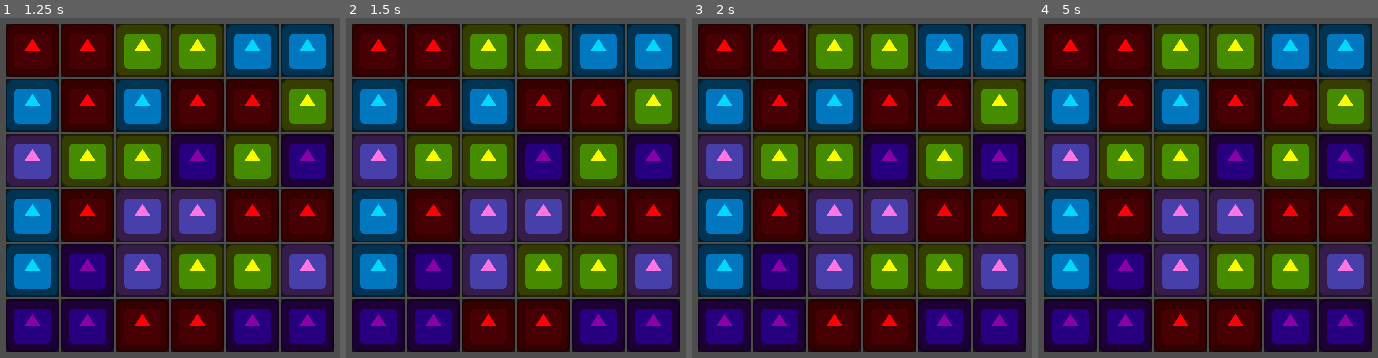
Above: before the commit, frames 1-4 (left to right).
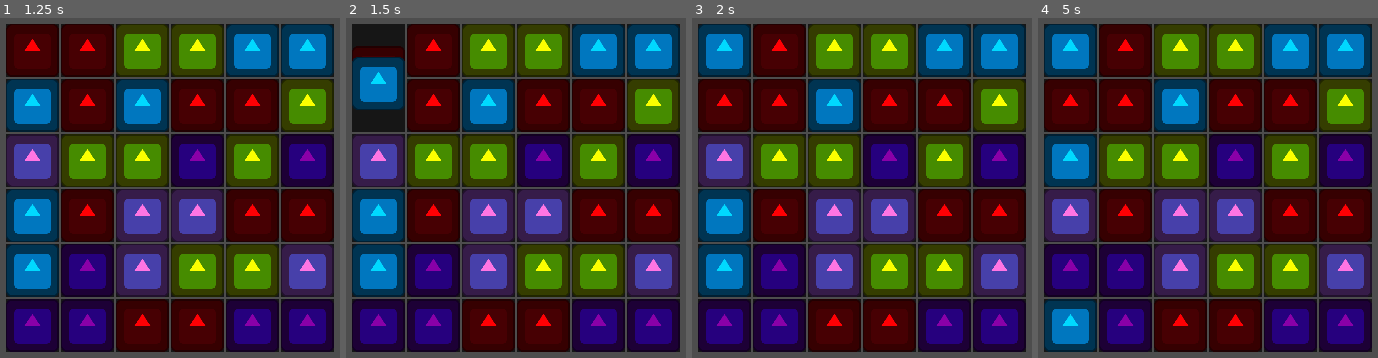
Above: after the commit, the same moments.

Repository: kuma-gee/holo-crush
Game: Godot game, scene res://src/game.tscn
Two runs of this game, one before a commit and one after it. Both use one fixed random seed, a clock stepped at 60 frames per second and the inputs below. The engine's default icon, where the game draws it, is replaced by a stand-in: a white triangle on a blue panel in a dark square.
Inputs (mouse positions are in pixels of both pictures, inside the frame that each line leads up to):
- Up to frame 1 (1.25 s): tap Enter at 0.5 s; move the mouse to (34, 52) at 0.52 s; press the mouse at (34, 52) at 0.53 s
- Up to frame 2 (1.5 s): tap Space at 1.25 s; move the mouse to (380, 106) at 1.27 s; release the mouse at (380, 106) at 1.28 s; click (380, 106) at 1.35 s
- Up to frame 3 (2 s): no input
- Up to frame 4 (5 s): move the mouse to (1072, 160) at 2.02 s; press the mouse at (1072, 160) at 2.03 s; tap Enter at 2.75 s; move the mouse to (1072, 215) at 2.77 s; release the mouse at (1072, 215) at 2.78 s; click (1072, 215) at 2.85 s; move the mouse to (1072, 269) at 3.52 s; press the mouse at (1072, 269) at 3.53 s; tap Space at 4.25 s; move the mouse to (1072, 324) at 4.27 s; release the mouse at (1072, 324) at 4.28 s; click (1072, 324) at 4.35 s

Frame 1 is identical in both runs. In frame 2, 3.7% of the frame differs, in the area x 1-18%, y 2-34%; in frame 3, 4.8%; in frame 4, 14%, in the area x 1-18%, y 1-99%.
Error before the commit: Invalid operands 'Vector2i' and 'Vector2' in operator '+'. (res://src/grid/grid.gd:49)

Commit message:
prevent moving outside grid

Diff:
--- a/godot/src/grid/data.gd
+++ b/godot/src/grid/data.gd
@@ -1,6 +1,7 @@
 class_name Data
 extends Node
 
+signal failed_move(pos, dir)
 signal moved(pos, dest)
 signal created()
 
@@ -47,11 +48,24 @@
 	return 0
 
 func get_value(x: int, y: int):
+	if x < 0 or x >= width:
+		return null
+
+	if y < 0 or y >= height:
+		return null
+
 	return _data[x][y]
 
 func move(pos: Vector2i, dest: Vector2i):
 	var piece = get_value(pos.x, pos.y)
+	if piece == null:
+		return # Invalid move, no animation needed either
+
 	var other = get_value(dest.x, dest.y)
+	if other == null:
+		failed_move.emit(pos, dest - pos)
+		return
+
 	_data[pos.x][pos.y] = other
 	_data[dest.x][dest.y] = piece
 	moved.emit(pos, dest)
--- a/godot/src/grid/grid.gd
+++ b/godot/src/grid/grid.gd
@@ -19,8 +19,9 @@
 
 func _ready():
 	_init_slots()
-	data.created.connect(_spawn_pieces)
+	data.created.connect(_create_pieces)
 	data.moved.connect(_moved)
+	data.failed_move.connect(_failed_move)
 
 	data.create_data(pieces)
 
@@ -30,10 +31,12 @@
 		var slot = slot_scene.instantiate()
 		add_child(slot)
 
+# Should not be called with invalid position, ty
 func _get_slot(pos: Vector2i):
-	return get_child(pos.y * columns + pos.x)
+	var idx = pos.y * columns + pos.x
+	return get_child(idx)
 
-func _spawn_pieces():
+func _create_pieces():
 	for x in data.width:
 		for y in data.height:
 			var piece = data.get_value(x, y)
@@ -42,13 +45,19 @@
 
 			var pos = Vector2i(x, y)
 			var slot = _get_slot(pos)
-			slot.piece = node
-			get_tree().current_scene.add_child.call_deferred(node)
-			slot.capture.call_deferred()
+			add_piece.call_deferred(slot, node)
+			node.swiped.connect(func(dir): data.move(pos, pos + dir))
 
-			node.swiped.connect(func(dir): data.move(pos, pos + dir))
+func add_piece(slot: Slot, piece: Piece):
+	slot.piece = piece
+	get_tree().current_scene.add_child(piece)
+	slot.capture()
 
 func _moved(pos: Vector2i, dest: Vector2i):
 	var piece = _get_slot(pos)
 	var other = _get_slot(dest)
 	piece.move(other)
+
+func _failed_move(pos: Vector2i, dir: Vector2i):
+	var slot = _get_slot(pos)
+	slot.failed_move(dir)
--- a/godot/src/grid/slot.gd
+++ b/godot/src/grid/slot.gd
@@ -2,6 +2,9 @@
 extends ColorRect
 
 var piece: Piece
+
+func failed_move(dir: Vector2i):
+	piece.slight_move(dir)
 
 func move(other_slot: Slot):
 	var other = other_slot.piece
--- a/godot/src/piece/SwipeControl.gd
+++ b/godot/src/piece/SwipeControl.gd
@@ -22,7 +22,7 @@
 	var swipe: Vector2 = swipe_end - swipe_start
 
 	if swipe.length() > swipe_threshold:
-		var dir = swipe.normalized().round()
+		var dir = Vector2i(swipe.normalized().round())
 		if dir.length() > 1:
 			dir.y = 0
 		swiped.emit(dir)
--- a/godot/src/piece/piece.gd
+++ b/godot/src/piece/piece.gd
@@ -13,6 +13,7 @@
 }
 
 @export var type: Type
+@export var slight_move_distance := 10
 
 @onready var swipe_control: SwipeControl = $SwipeControl
 
@@ -22,3 +23,9 @@
 
 func move(dest: Vector2):
 	create_tween().tween_property(self, "global_position", dest, 0.5)#.set_ease(Tween.EASE_IN_OUT).set_trans(Tween.TRANS_BOUNCE)
+
+func slight_move(dir: Vector2):
+	var tw = create_tween()
+	var pos = global_position
+	tw.tween_property(self, "global_position", pos + dir * slight_move_distance, 0.25)
+	tw.tween_property(self, "global_position", pos, 0.25)
